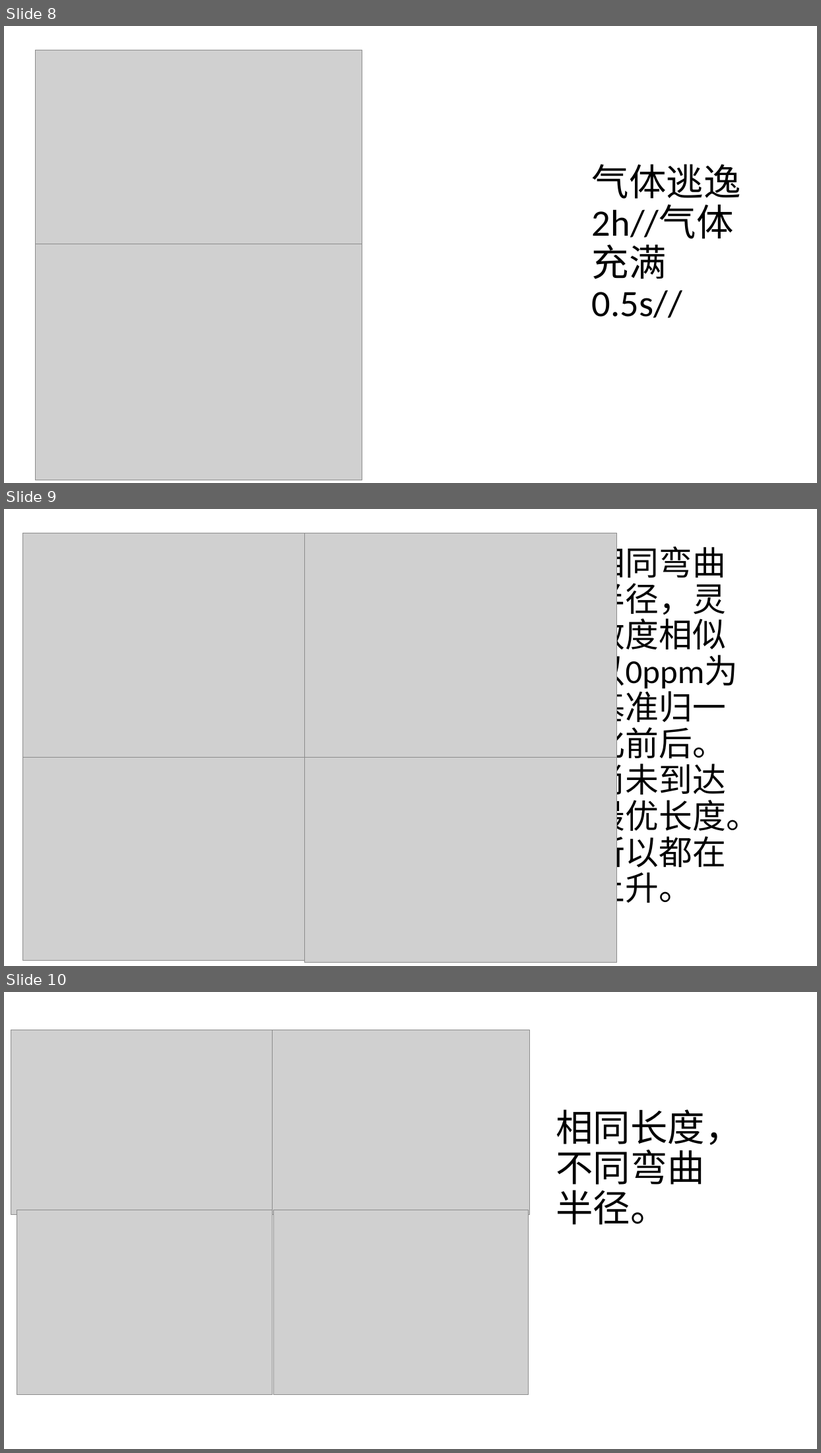
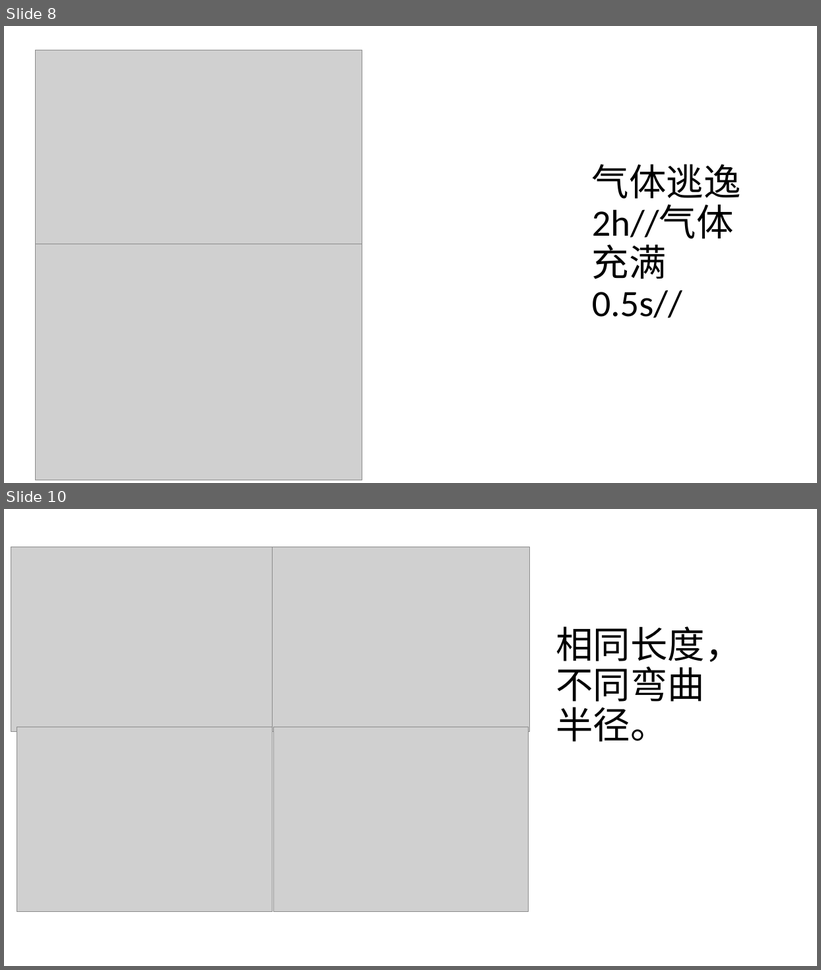
Before and after one commit to alwee021/CV, a slide deck: 毕业论文/论文用图.pptx. Shown one above the other, each under a label of ours: slides 8, 9 and 10 before the commit, slides 8 and 10 after it; the slides between them are not shown. The pictures are 821x1453 and 821x970 pixels, drawn with LibreOffice and Linux fonts; fonts in the diff are those of the drawing; grey boxes stand for pictures. Boxes give left, top, right and bottom in pixels: in the first picture for what was removed or moved away, otherwise in the second. Text is boxed around its words. In the diff, an @@ line names an element or a change of style, - is before the commit and + after.

```diff
--- a/毕业论文/论文用图.pptx
+++ b/毕业论文/论文用图.pptx
@@ slide 9 removed at (x1=4, y1=509, x2=817, y2=966), background #FFFFFF @@
@@ picture removed at (x1=23, y1=533, x2=335, y2=758) @@
@@ picture removed at (x1=305, y1=533, x2=617, y2=758) @@
@@ title removed at (x1=592, y1=541, x2=760, y2=910) @@
-相同弯曲半径，灵敏度相似
-以0ppm为基准归一化前后。
-尚未到达最优长度。所以都在上升。
@@ picture removed at (x1=23, y1=734, x2=335, y2=961) @@
@@ picture removed at (x1=305, y1=736, x2=617, y2=963) @@
```
Also in this commit, not shown: 1 slide added, 2 other files.
